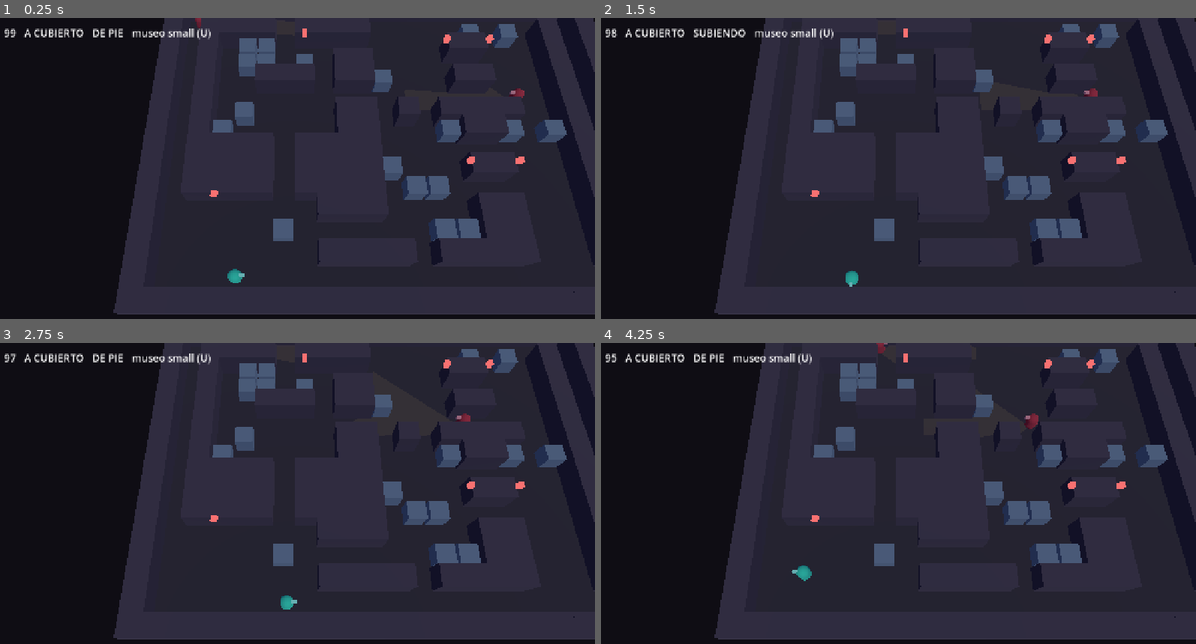
Above: before the commit, frames 1-4 (two rows, left to right).
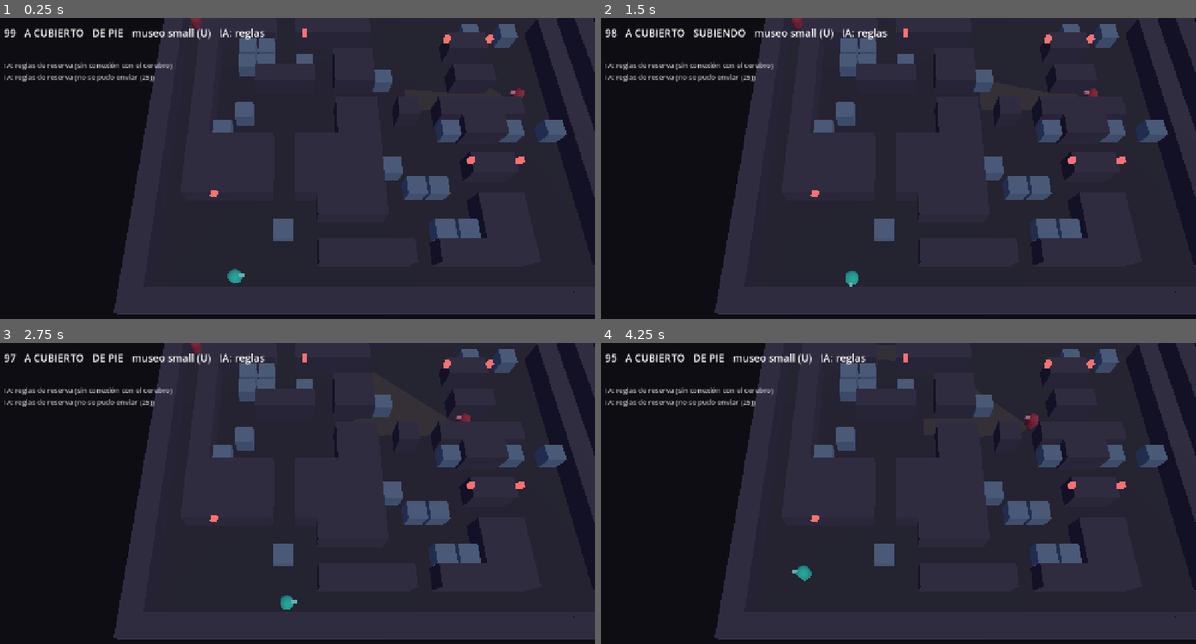
Above: after the commit, the same moments.

Repository: didelco/ladron
Game: Godot game, scene res://scenes/main.tscn
The game is run twice, just before and just after one commit, with the same random seed, the same clock (stepped at 60 frames per second) and the same inputs.
Inputs:
- Up to frame 1 (0.25 s): no input
- Up to frame 2 (1.5 s): tap Enter at 0.5 s; hold D 0.53-1.28 s; tap C at 0.6 s; tap Space at 0.77 s; hold S from 1.28 s (still down); tap Shift at 1.35 s
- Up to frame 3 (2.75 s): tap Space at 1.52, 2 s; release S at 2.03 s; hold D from 2.03 s (still down); tap 1 at 2.1 s
- Up to frame 4 (4.25 s): release D at 2.78 s; hold W 2.78-3.53 s; tap 2 at 2.85 s; tap Space at 3.02, 3.77 s; tap Enter at 3.5 s; hold A from 3.53 s (still down); tap 3 at 3.6 s

The runs differ from the first frame. In frame 1, 0.7% of the frame differs, in the area x 0-45%, y 0-22%; in frame 2, 0.8%, in the area x 0-49%, y 0-22%; in frame 3, 0.8%; in frame 4, 0.8%.

Commit message:
Fase 3: los guardias piensan con Laya
BrainClient manda a todos los guardias con algo que decidir en una sola
llamada al cerebro y lee las respuestas contra los mismos menús que se
preguntaron. Sin el servicio, las reglas de reserva; reintenta cada 5 s.

Corrige una diferencia con la web: el reloj de Godot empieza en 0, así
que "nunca visto" (0) contaba como visto al principio de la partida y
los guardias creían tener todo el museo revisado.

Co-Authored-By: Claude Opus 5.5 (1M context) <noreply@anthropic.com>

Diff:
--- /dev/null
+++ b/logic/brain_client.gd
@@ -0,0 +1,82 @@
+class_name BrainClient
+extends Node
+## Talks to the brain service (brain/server.py) over HTTP.
+##
+## One request carries every guard that has something to decide — the service
+## answers them all in one forward pass of Laya — and the answers come back as
+## Decisions read against the very menus they were asked about. When the
+## service is not there, `failed` fires and the game uses the fallback rules;
+## it keeps trying, less often, so starting the brain mid-game just works.
+
+signal decided(decisions: Dictionary, ms: int)
+signal failed(reason: String)
+
+const URL := "http://127.0.0.1:8000/decide"
+## Longer than a batch of a few guards takes; past this, the rules decide.
+const TIMEOUT_S := 4.0
+## After a failure, wait this long before asking again.
+const RETRY_MS := 5000.0
+
+var busy := false
+## "laya" once it has answered, "rules" while it cannot be reached
+var status := "rules"
+var last_ms := 0
+var _http: HTTPRequest
+var _minds := {}
+var _failed_at := -INF
+
+
+func _ready() -> void:
+	_http = HTTPRequest.new()
+	_http.timeout = TIMEOUT_S
+	add_child(_http)
+	_http.request_completed.connect(_on_completed)
+
+
+## Ask about these guards, if not already asking and not in the back-off
+## after a failure. Returns false when nothing was sent.
+func ask(guards: Array[Guard], all_guards: Array[Guard], now: float) -> bool:
+	if busy or guards.is_empty() or now - _failed_at < RETRY_MS:
+		return false
+	_minds.clear()
+	var payload: Array = []
+	for g in guards:
+		var others: Array[Guard] = all_guards.filter(func(o): return o != g)
+		var mind := Mind.of(g, others, now)
+		_minds[g.id] = mind
+		payload.append({"id": mind.id, "state": mind.state, "questions": mind.questions})
+	var err := _http.request(URL, ["Content-Type: application/json"], HTTPClient.METHOD_POST, JSON.stringify({"guards": payload}))
+	if err != OK:
+		_fail("no se pudo enviar (%d)" % err, now)
+		return false
+	busy = true
+	return true
+
+
+func _on_completed(result: int, code: int, _headers: PackedStringArray, body: PackedByteArray) -> void:
+	busy = false
+	var now := Sim.now_ms()
+	if result != HTTPRequest.RESULT_SUCCESS:
+		_fail("sin conexión con el cerebro" if result == HTTPRequest.RESULT_CANT_CONNECT else "error de red %d" % result, now)
+		return
+	if code != 200:
+		_fail("el cerebro respondió %d" % code, now)
+		return
+	var data = JSON.parse_string(body.get_string_from_utf8())
+	if typeof(data) != TYPE_DICTIONARY or not data.has("decisions"):
+		_fail("respuesta ilegible", now)
+		return
+	var out := {}
+	for d in data.decisions:
+		var mind: Dictionary = _minds.get(d.id, {})
+		if not mind.is_empty():
+			out[d.id] = Mind.decide(mind, d.answers, int(d.get("ms", 0)))
+	status = "laya"
+	last_ms = int(data.get("ms", 0))
+	decided.emit(out, last_ms)
+
+
+func _fail(reason: String, now: float) -> void:
+	status = "rules"
+	_failed_at = now
+	failed.emit(reason)
--- a/logic/mind.gd
+++ b/logic/mind.gd
@@ -303,7 +303,8 @@
 static func _vantage(g: Guard, z: Museum.Zone, since: float) -> Vector2i:
 	var pool: Array[Vector2i] = []
 	for t in z.tiles:
-		if g.seen_at[t.y * Museum.w + t.x] < since:
+		var seen := g.seen_at[t.y * Museum.w + t.x]
+		if seen <= 0 or seen < since:
 			pool.append(t)
 	if pool.is_empty():
 		pool = z.tiles
--- a/logic/sim.gd
+++ b/logic/sim.gd
@@ -685,7 +685,8 @@
 		var d := Museum.dist(t.x + 0.5, t.y + 0.5, m.x, m.y)
 		if d < 1.2 or d > radius:
 			continue
-		if g.seen_at[t.y * Museum.w + t.x] >= m.at:
+		var seen := g.seen_at[t.y * Museum.w + t.x]
+		if seen > 0 and seen >= m.at:
 			continue
 		var tucked := 0
 		for dd in Museum.DIRS:
--- a/logic/watch.gd
+++ b/logic/watch.gd
@@ -25,7 +25,11 @@
 		return 1.0
 	var n := 0
 	for t in zone.tiles:
-		if g.seen_at[t.y * Museum.w + t.x] >= since:
+		# 0 is "never seen". The game clock starts at 0 when the game does, so
+		# early on `since` can be negative, and a bare >= would count every
+		# unseen tile as looked over.
+		var at := g.seen_at[t.y * Museum.w + t.x]
+		if at > 0 and at >= since:
 			n += 1
 	return float(n) / zone.tiles.size()
 
--- a/scenes/main.gd
+++ b/scenes/main.gd
@@ -1,11 +1,11 @@
 extends Node3D
-## Phase 2: the game, playable, without Laya and without the looks.
-##
-## The museum is boxes, the thief and the guards are capsules with a nose, and
-## the guards decide with the fallback rules (Mind.fallback). Everything is
-## built from code, so this one scene is the whole game for now. The loop is
-## the web version's Game.tsx tick: thieves, noises, guards, the yell, the
-## warning, keeping apart, lights, hidden, caught, the clock.
+## The game, still without the looks: the museum is boxes, the thief and the
+## guards are capsules with a nose. The guards think with Laya through the
+## brain service (BrainClient), and with the fallback rules (Mind.fallback)
+## whenever it is not there. Everything is built from code, so this one scene
+## is the whole game for now. The loop is the web version's Game.tsx tick:
+## thieves, noises, guards, the yell, the warning, keeping apart, lights,
+## hidden, caught, the clock.
 
 ## small, medium or large
 @export var size := "small"
@@ -42,6 +42,8 @@
 var last_think := 0.0
 var last_spread := 0.0
 var log_lines: Array[String] = []
+var think_tick := 0
+var brain: BrainClient
 
 var world: Node3D
 var camera: Camera3D
@@ -56,6 +58,10 @@
 
 
 func _ready() -> void:
+	brain = BrainClient.new()
+	add_child(brain)
+	brain.decided.connect(_on_decided)
+	brain.failed.connect(_on_brain_failed)
 	_build_environment()
 	_build_hud()
 	new_round()
@@ -149,13 +155,20 @@
 	if now - last_spread > 500:
 		last_spread = now
 		Sim.keep_apart(guards)
-	# Thinking without Laya: the fallback rules, for guards with a decision to make.
+	# Thinking. Only guards with a decision to make are asked — a guard half
+	# way through a plan made on the same facts would ignore the answer — and
+	# everyone every third time, to keep pace and torch fresh. Without the
+	# brain, the fallback rules decide for the ones that need it.
 	if now - last_think > THINK_EVERY_MS:
 		last_think = now
-		for g in guards:
-			if not g.sees_player and Sim.needs_plan(g):
-				var others: Array[Guard] = guards.filter(func(o): return o != g)
-				Sim.apply_decision(g, Mind.fallback(g, others, now))
+		think_tick += 1
+		var everyone := think_tick % 3 == 0
+		var asking: Array[Guard] = guards.filter(func(g): return not g.sees_player and (everyone or Sim.needs_plan(g)))
+		if not brain.ask(asking, guards, now) and not brain.busy:
+			for g in asking:
+				if Sim.needs_plan(g):
+					var others: Array[Guard] = guards.filter(func(o): return o != g)
+					Sim.apply_decision(g, Mind.fallback(g, others, now))
 
 	for p in thieves:
 		p.hidden = Sim.is_hidden(guards, p)
@@ -168,6 +181,24 @@
 		phase = "caught"
 	elif time_left <= 0:
 		phase = "escaped"
+
+
+func _on_decided(decisions: Dictionary, _ms: int) -> void:
+	if phase != "playing":
+		return
+	for g in guards:
+		if g.sees_player or not decisions.has(g.id):
+			continue
+		var before := g.decision.label if g.decision else ""
+		Sim.apply_decision(g, decisions[g.id])
+		# Log what it actually does: a committed guard keeps its plan.
+		if g.decision.label != before:
+			var p: float = g.decision.probabilities.get(g.decision.option, 0.0)
+			_log("%s: %s · %d%%%s" % [g.name, g.decision.label, roundi(p * 100), " (duda)" if g.decision.torn else ""])
+
+
+func _on_brain_failed(reason: String) -> void:
+	_log("IA: reglas de reserva (%s)" % reason)
 
 
 func _log(line: String) -> void:
@@ -429,7 +460,8 @@
 		stance = "A GATAS" if p.posture >= 1.0 else "BAJANDO"
 	elif p.posture > 0:
 		stance = "SUBIENDO"
-	hud.text = "%02d   %s   %s   %s" % [ceili(maxf(0.0, time_left)), "A CUBIERTO" if p.hidden else "A LA VISTA", stance, "museo %s (%s)" % [size, Museum.shape]]
+	var ia := "IA: Laya %d ms" % brain.last_ms if brain.status == "laya" else "IA: reglas"
+	hud.text = "%02d   %s   %s   %s   %s" % [ceili(maxf(0.0, time_left)), "A CUBIERTO" if p.hidden else "A LA VISTA", stance, "museo %s (%s)" % [size, Museum.shape], ia]
 	log_label.text = "\n".join(log_lines)
 	if phase == "caught":
 		banner.text = "TE HAN PILLADO\nESPACIO: otra vez · 1/2/3: tamaño"
--- /dev/null
+++ b/tests/test_brain.gd
@@ -0,0 +1,55 @@
+extends SceneTree
+## Asks the brain service for real decisions and prints them. Needs the
+## service running (see README); fails if it cannot be reached.
+##   godot --headless --script tests/test_brain.gd
+
+var client: BrainClient
+var started := 0.0
+
+
+func _initialize() -> void:
+	Sim.new_map(12345, "medium")
+	var guards := Sim.new_guards(3)
+	var now := Sim.now_ms()
+	# One guard calm, one that heard something, one told by a colleague.
+	guards[1].alert = true
+	guards[1].calm_in = 8.0
+	var m := Guard.Memory.new()
+	m.x = Museum.open_tiles[40].x + 0.5
+	m.y = Museum.open_tiles[40].y + 0.5
+	m.kind = "noise"
+	m.at = now - 2000
+	guards[1].memory = m
+	guards[2].alert = true
+	var c := m.copy()
+	c.kind = "called"
+	c.at = now - 1000
+	guards[2].memory = c
+	client = BrainClient.new()
+	root.add_child(client)
+	client.decided.connect(_on_decided.bind(guards))
+	client.failed.connect(_on_failed)
+	started = Time.get_ticks_msec()
+	client.ask.call_deferred(guards, guards, now)
+
+
+func _on_decided(decisions: Dictionary, ms: int, guards: Array[Guard]) -> void:
+	print("Laya respondió en %d ms" % ms)
+	for g in guards:
+		var d: Decision = decisions[g.id]
+		var probs := PackedStringArray()
+		for k in d.probabilities:
+			probs.append("%s %d%%" % [d.labels.get(k, k), roundi(float(d.probabilities[k]) * 100)])
+		print("  %s (%s): %s → %s | ritmo %d%% | %s | cerca %d%%" % [g.name, "alerta" if g.alert else "tranquilo", d.label, Museum.zone_label(d.target.x + 0.5, d.target.y + 0.5), roundi(d.aggression * 100), Mind.LOOK_LABEL[d.look], roundi(d.near * 100)])
+		print("      opciones: %s" % ", ".join(probs))
+	print("OK: decisiones de Laya leídas")
+	quit(0)
+
+
+func _on_failed(reason: String) -> void:
+	printerr("sin Laya: %s" % reason)
+	quit(1)
+
+
+func _process(_dt: float) -> bool:
+	return Time.get_ticks_msec() - started > 15000
Not shown, added: logic/brain_client.gd.uid
Not shown, added: tests/test_brain.gd.uid
Not shown, changed: README.md
